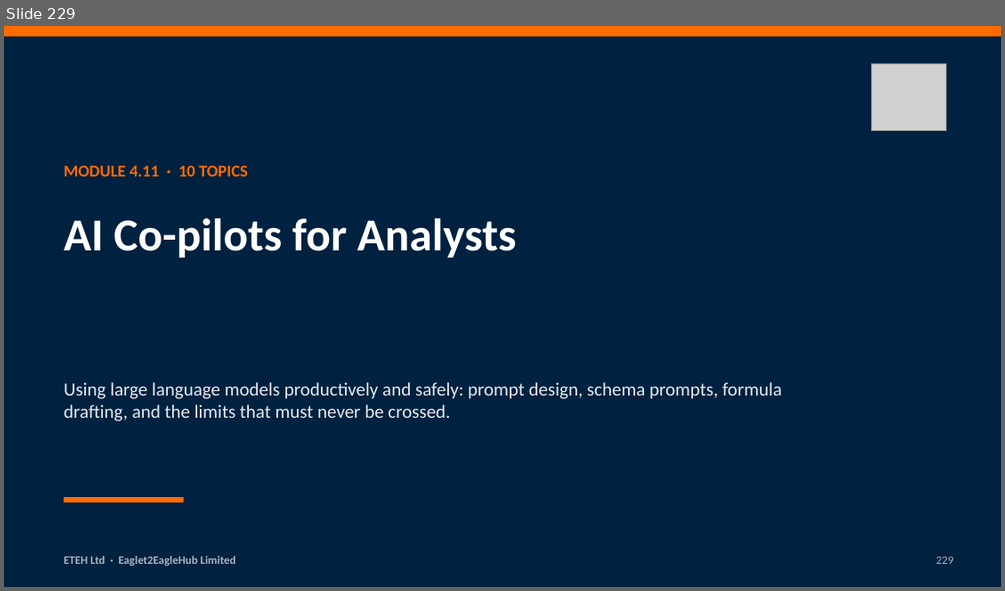
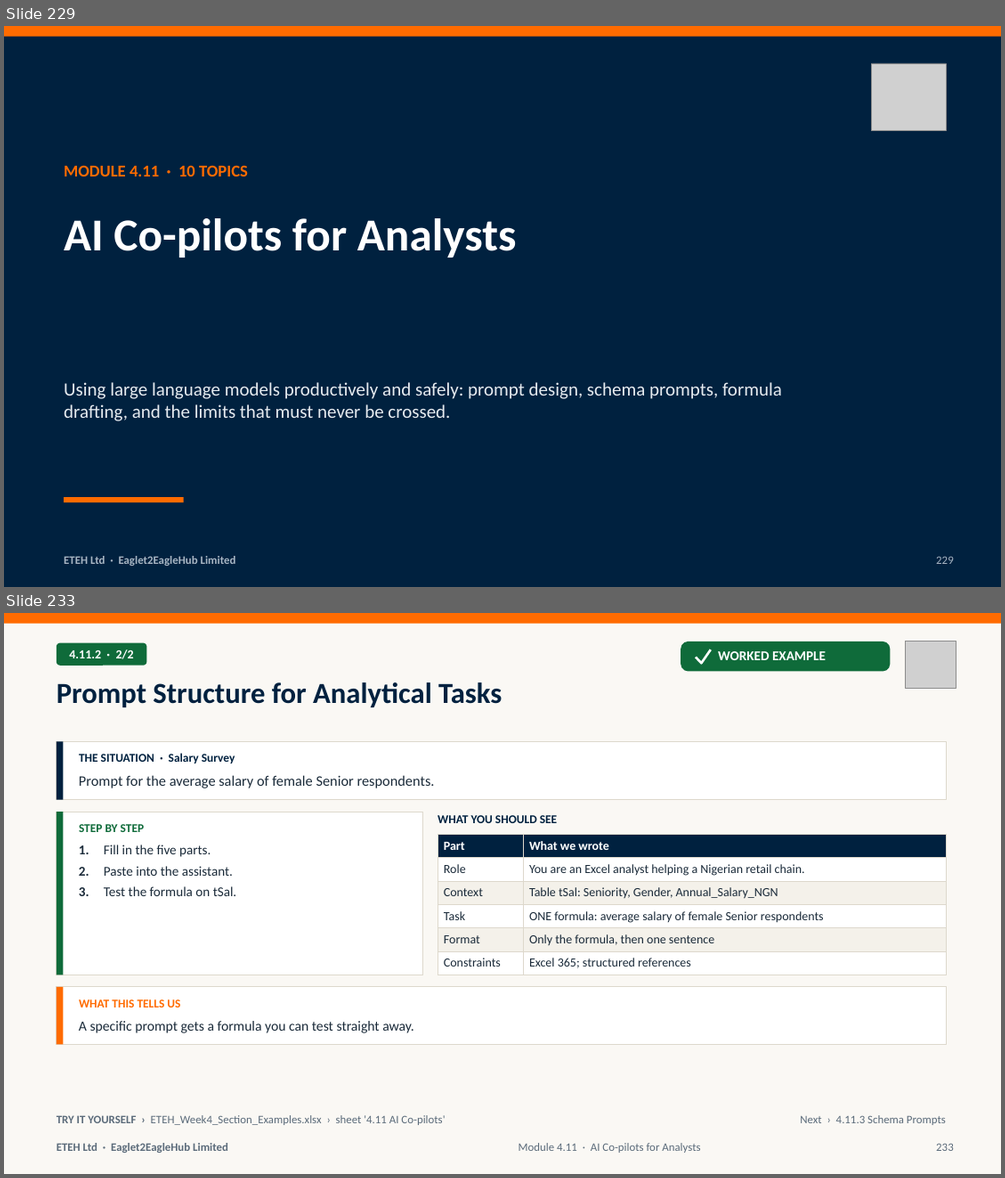
Before and after one commit to MaxiKen/ETEH, a slide deck: ETEH_Bootcamp_Pack/ETEH_Vol4_Week4_Stats_Forecast_AI_Slides.pptx. Shown one above the other, each under a label of ours: slide 229 before the commit, slides 229 and 233 after it; the slides between them are not shown. The pictures are 1005x591 and 1005x1178 pixels, drawn with LibreOffice and Linux fonts; fonts in the diff are those of the drawing; grey boxes stand for pictures. Boxes give left, top, right and bottom in pixels: in the first picture for what was removed or moved away, otherwise in the second. Text is boxed around its words. In the diff, an @@ line names an element or a change of style, - is before the commit and + after.

Commit message:
v2 slides: Modules 4.11-4.14 (Volume 4 complete); Week 4 workbook text fixes; V3 store-count fix

```diff
--- a/ETEH_Bootcamp_Pack/ETEH_Vol4_Week4_Stats_Forecast_AI_Slides.pptx
+++ b/ETEH_Bootcamp_Pack/ETEH_Vol4_Week4_Stats_Forecast_AI_Slides.pptx
@@ slide 233 added at box(4, 613, 1001, 1174), background #FAF8F4 @@
@@ rectangle added at box(4, 613, 1001, 624), fill #FF6B00 @@
@@ rounded rectangle added at box(57, 643, 146, 666), fill #0F6B3A @@
@@ text added at box(69, 649, 134, 659), 12 pt, text #FFFFFF, bold @@
+4.11.2 · 2/2
@@ rounded rectangle added at box(680, 641, 890, 672), fill #0F6B3A @@
@@ freeform shape added at box(696, 649, 711, 663), outline #FFFFFF 2.25 pt @@
@@ text added at box(718, 651, 825, 660), 13 pt, text #FFFFFF, bold @@
+WORKED EXAMPLE
@@ picture added at box(905, 641, 956, 688) @@
@@ title added at box(57, 682, 502, 707), 28 pt, text #00213F, bold @@
+Prompt Structure for Analytical Tasks
@@ rectangle added at box(57, 742, 947, 800), fill #FFFFFF, outline #DDD8CC 0.75 pt @@
@@ rectangle added at box(57, 742, 63, 800), fill #00213F @@
@@ text added at box(79, 753, 235, 763), 11.5 pt, text #00213F, bold @@
+THE SITUATION · Salary Survey
@@ text added at box(79, 775, 435, 788), 14 pt, text #1B2B3A @@
+Prompt for the average salary of female Senior respondents.
@@ rectangle added at box(57, 811, 423, 975), fill #FFFFFF, outline #DDD8CC 0.75 pt @@
@@ rectangle added at box(57, 811, 63, 975), fill #0F6B3A @@
@@ text added at box(79, 824, 145, 832), 11.5 pt, text #0F6B3A, bold @@
+STEP BY STEP
@@ text added at box(437, 815, 557, 823), 11.5 pt, text #00213F, bold @@
+WHAT YOU SHOULD SEE
@@ text added at box(79, 844, 237, 896), 13 pt, text #1B2B3A @@
+1. Fill in the five parts.
+2. Paste into the assistant.
+3. Test the formula on tSal.
@@ table added at box(437, 835, 947, 975), 6 rows, 2 columns @@
+Part | What we wrote
+Role | You are an Excel analyst helping a Nigerian retail chain.
+Context | Table tSal: Seniority, Gender, Annual_Salary_NGN
+Task | ONE formula: average salary of female Senior respondents
+Format | Only the formula, then one sentence
+Constraints | Excel 365; structured references
@@ rectangle added at box(57, 987, 947, 1045), fill #FFFFFF, outline #DDD8CC 0.75 pt @@
@@ rectangle added at box(57, 987, 63, 1045), fill #FF6B00 @@
@@ text added at box(79, 999, 180, 1007), 11.5 pt, text #FF6B00, bold @@
+WHAT THIS TELLS US
@@ text added at box(79, 1021, 414, 1033), 13.5 pt, text #1B2B3A @@
+A specific prompt gets a formula you can test straight away.
@@ text added at box(57, 1115, 445, 1125), 11 pt, text #5B6B7A @@
+TRY IT YOURSELF › ETEH_Week4_Section_Examples.xlsx › sheet '4.11 AI Co-pilots'
@@ text added at box(800, 1115, 946, 1125), 11 pt, text #5B6B7A @@
+Next › 4.11.3 Schema Prompts
@@ text added at box(57, 1143, 228, 1152), 11 pt, text #5B6B7A, bold @@
+ETEH Ltd · Eaglet2EagleHub Limited
@@ text added at box(518, 1143, 700, 1152), 11 pt, text #5B6B7A @@
+Module 4.11 · AI Co-pilots for Analysts
@@ text added at box(936, 1143, 954, 1151), 11 pt, text #5B6B7A @@
+233
```
Also in this commit, not shown: 6 slides changed, 60 other slides added, 42 slides removed, 9 other files.
